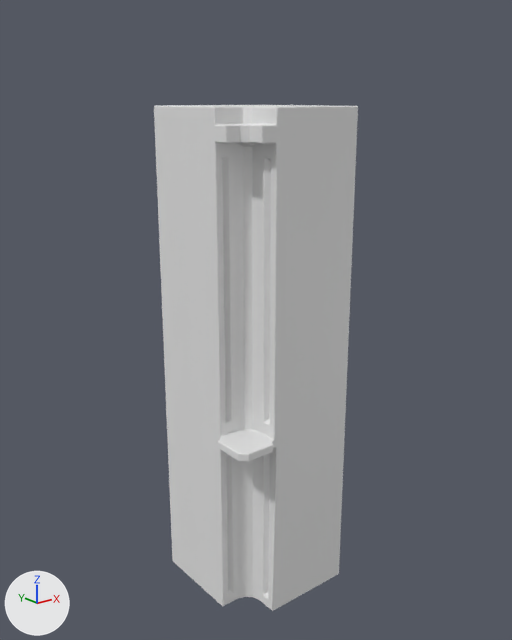
The FBX model Assets/_Project/Art/Meshes/SM_Assets/00_Mobilier/SM_Library_Transition.fbx, before and after one commit.
One viewpoint serves both versions: a camera (50 mm lens) standing at (21.57, -5.62, 6.29) and looking at (26.78, 0.89, 3.69). Arrows for +X, +Y and +Z are at lower left; the lights stay in place. The older version comes first. Where no turn or scale is listed for an object, it has been applied to the vertices.

The first picture shows 'SM_Library_Transition'.
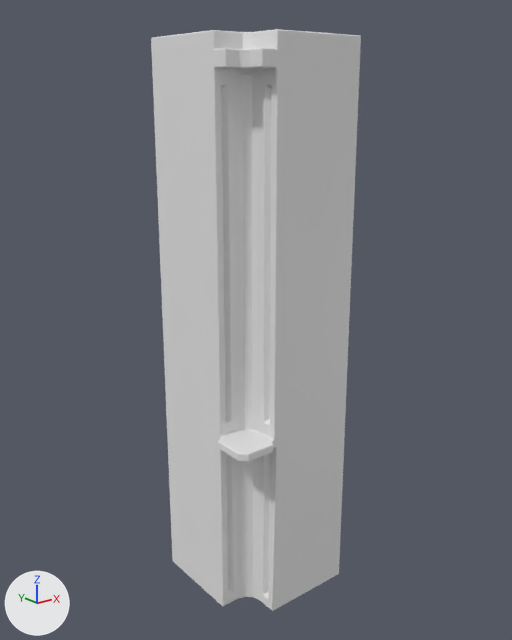
The newer file is also turned or shifted as a whole; pictures and numbers use the older file's frame.

Boxes [x1, y1, x2, y2] around the edits, measured in the pictures (512 x 640 px; the box of a moved part takes in the faces that stretch with it):
'SM_Library_Transition', reshaped (15% taller)
    before: [154, 105, 358, 611]
    after: [151, 29, 361, 611]
part 1 of me_mesh, moved or reshaped
    before: [154, 105, 358, 202]
    after: [151, 29, 361, 202]

The change, as a diff of the scene's bpy script:
```diff
--- a/Assets/_Project/Art/Meshes/SM_Assets/00_Mobilier/SM_Library_Transition.fbx.py
+++ b/Assets/_Project/Art/Meshes/SM_Assets/00_Mobilier/SM_Library_Transition.fbx.py
@@ me_mesh @@
 # used by ob_sm_library_transition; location = (25.95, 0.53, 0.11)
-me_mesh.from_pydata(...)  # 280 vertices, 282 faces; spans x -0.08..1.63, y -0.54..1.2, z 0.0..6.1
+me_mesh.from_pydata(...)  # 280 vertices, 282 faces; spans x -0.08..1.63, y -0.54..1.2, z 0.0..6.83
+# me_mesh part 1: all 117 vertices in x 0.0..1.63, y -0.46..1.2, z 5.54..6.1 are moved by (0.0, 0.0, 0.72)
 me_mesh.materials.append(mat_openpbr_shader1)
```
